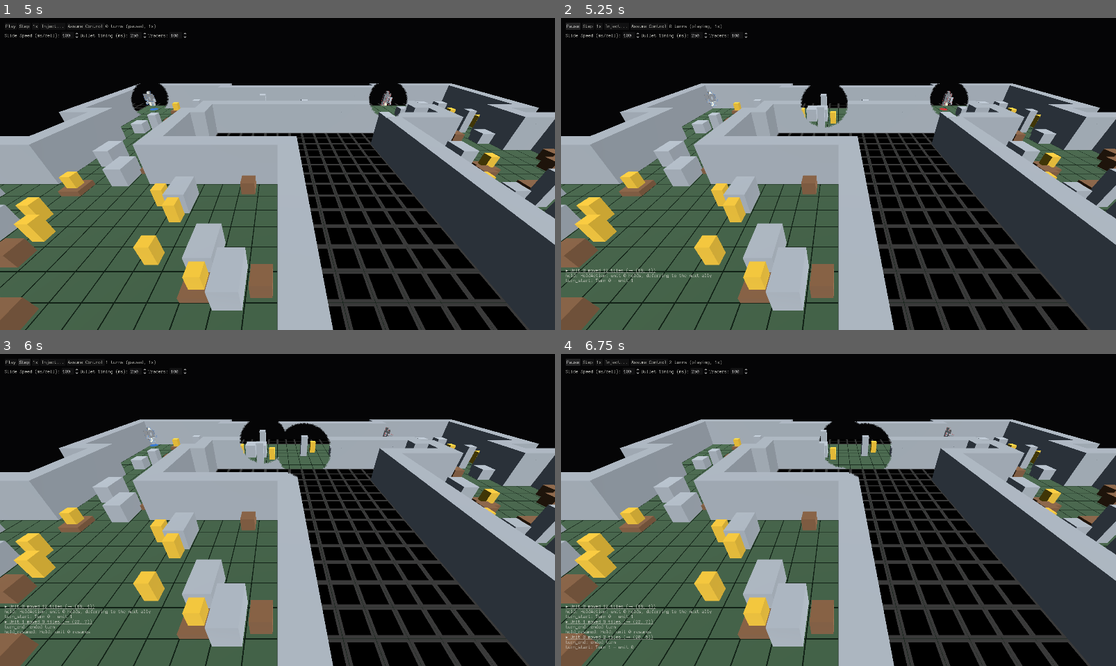
Above: before the commit, frames 1-4 (two rows, left to right).
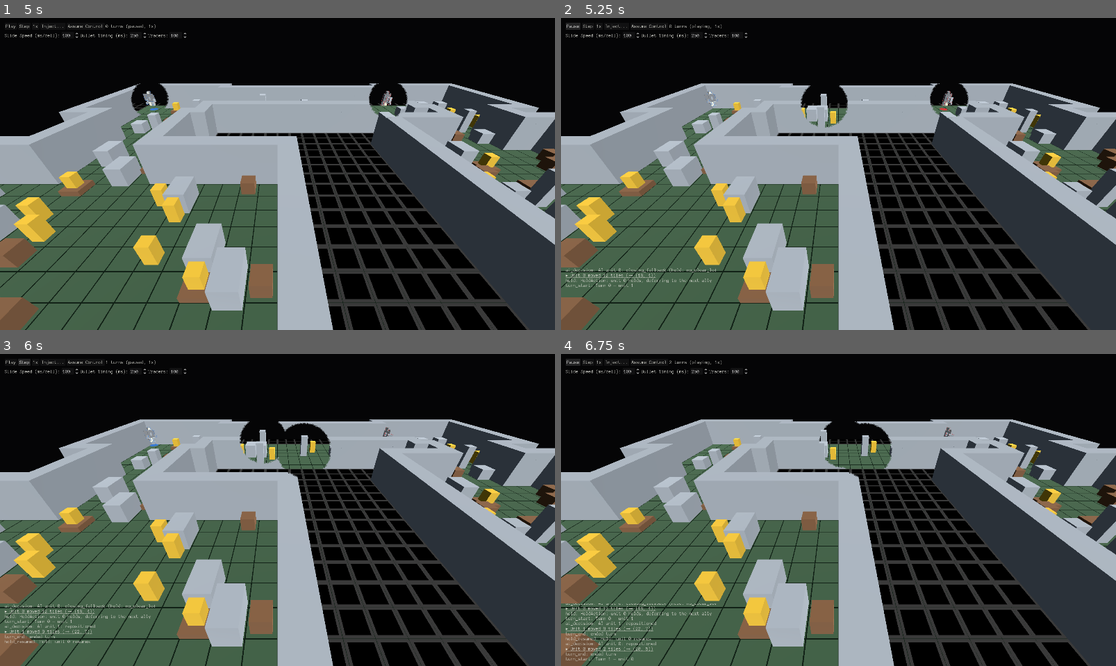
Above: after the commit, the same moments.

Repository: NotUserFriendly/HulkBreakers
Game: Godot game, scene res://src/view/battle_scene.tscn
Same seed, same stepped clock (60 frames per second), same inputs: the game is played once before the commit and once after it.
Inputs:
- Up to frame 1 (5 s): click "New Battle" at 0.5 s; click "New Battle" at 1.25 s; click "Inspect" at 2 s; click "Inject..." at 2.75 s; click "X" at 3.5 s; click "Watch" at 4.25 s
- Up to frame 2 (5.25 s): click "Play" at 5 s
- Up to frame 3 (6 s): click "Step" at 5.75 s
- Up to frame 4 (6.75 s): click "Play" at 6.5 s

Frame 1 is identical in both runs. In frame 2, 0.4% of the frame differs, in the area x 0-28%, y 80-87%; in frame 3, 0.8%; in frame 4, 1.1%, in the area x 0-28%, y 79-99%.

Commit message:
Taskblock 35 Pass A1: log the AI's own per-turn decision
plan_turn was unwatchable — "the AI is broken" was a supervisor
adjudication, not greppable evidence. New AiDecisionLog.emit (kept out of
unit_ai.gd to stay under its own file-length cap) writes one ai_decision
event per unit-turn through the ordinary combat log: which branch
_plan_ranged took, whether it fired, and if it held, why (no LOF, an ally
in the way, out of range, no weapon). Diagnostic side-channel only, so
plan_turn's own purity/determinism contract is untouched.

The two framerate dumps (aim entry, turn start) this same pass also called
for are view-layer work, not logic, and remain open.

Diff:
--- /dev/null
+++ b/src/logic/ai/ai_decision_log.gd
@@ -0,0 +1,33 @@
+class_name AiDecisionLog
+extends RefCounted
+
+## tb35 Pass A1: "which branch plan_turn took and why, if it held" — a
+## diagnostic side-channel only, never read back by any planner, so
+## emitting it does not compromise `UnitAI.plan_turn`'s own purity/
+## determinism contract (`test_plan_turn_is_pure_and_deterministic` asserts
+## on the returned queue, not on log side effects).
+
+
+static func emit(
+	state: CombatState,
+	unit: Unit,
+	branch: StringName,
+	fired: bool,
+	held: bool,
+	hold_reason: StringName
+) -> void:
+	var suffix: String = ""
+	if fired:
+		suffix = " (fired)"
+	elif held:
+		suffix = " (held: %s)" % hold_reason
+	state.combat_log.emit(
+		LogEvent.new(
+			state.round_number,
+			Enums.Phase.TACTICS,
+			unit.id,
+			&"ai_decision",
+			{"branch": branch, "fired": fired, "held": held, "hold_reason": hold_reason},
+			"AI unit %d: %s%s" % [unit.id, branch, suffix]
+		)
+	)
--- a/src/logic/ai/unit_ai.gd
+++ b/src/logic/ai/unit_ai.gd
@@ -299,6 +299,7 @@
 
 	if fired_without_moving:
 		_fire_remaining_shots(unit, weapon_id, enemy, state, queue, 1)
+		AiDecisionLog.emit(state, unit, &"fired_in_place", true, false, &"none")
 	else:
 		var queued_before: int = queue.actions.size()
 		var pf := Pathfinder.new(state.grid, state.terrain_costs)
@@ -311,6 +312,9 @@
 		)
 
 		var best_cell: Vector2i = unit.cell
+		# tb35 Pass A1: which of the reposition sub-branches actually ran —
+		# folded into the decision log below, not read back anywhere.
+		var branch: StringName = &"repositioned"
 		if not any_reachable_has_lof:
 			# tb33 Pass B (BR32.10): walk toward the nearest cell that
 			# WOULD have a shot instead of the greedy least-bad reachable
@@ -321,11 +325,15 @@
 			if approach.size() >= 2:
 				queue.enqueue(MoveAction.new(unit, approach), state)
 				best_cell = approach[approach.size() - 1]
+				branch = &"approach_fallback"
 			else:
 				var closing := LineOfFire.closing_path(unit, enemy, state, pf, budget)
 				if closing.size() >= 2:
 					queue.enqueue(MoveAction.new(unit, closing), state)
 					best_cell = closing[closing.size() - 1]
+					branch = &"closing_fallback"
+				else:
+					branch = &"no_lof_no_route"
 		else:
 			best_cell = _pick_engagement_position(
 				unit, enemy, state, preferred_range, weight_cover, weapon, reachable, true
@@ -335,10 +343,14 @@
 				if path.size() >= 2:
 					queue.enqueue(MoveAction.new(unit, path), state)
 		# tb33 Pass A: same LOF addition as `clear_from_here` above.
-		var final_blocked: bool = (
-			_ally_in_firing_line(unit, enemy, best_cell, state)
-			or not LineOfFire.has_clear_line_of_fire(unit, enemy, best_cell, state)
-		)
+		# tb35 Pass A1: kept as two named locals (not inlined into
+		# `final_blocked` alone) so the decision log below can attribute a
+		# hold to ally-blocking vs no-clear-LOF without a second, redundant
+		# `has_clear_line_of_fire` call — that's exactly the kind of
+		# per-decision `ShotPlane` cost BR27.09 is about.
+		var ally_blocks_shot: bool = _ally_in_firing_line(unit, enemy, best_cell, state)
+		var lof_clear: bool = LineOfFire.has_clear_line_of_fire(unit, enemy, best_cell, state)
+		var final_blocked: bool = ally_blocks_shot or not lof_clear
 		if (
 			weapon_id != &""
 			and _in_weapon_range(unit, weapon_id, enemy, best_cell)
@@ -376,6 +388,8 @@
 				if step_out_queue != null:
 					for action: CombatAction in step_out_queue.actions:
 						queue.enqueue(action, state)
+					if queue.actions.size() > queued_before:
+						branch = &"stepped_out"
 		# taskblock-19 Pass F: "the AI holds when its best option is wait
 		# for an ally to move first." Triggers whenever the turn ends with
 		# NO shot fired specifically because its own ally was in the way —
@@ -397,11 +411,28 @@
 		# fire is exactly the "moving didn't help either" case this covers,
 		# and holding overwatch from wherever it ended up is strictly
 		# better than a move that goes nowhere useful.
+		# tb35 Pass A1: why did it not fire — LOF/ally, range, or no weapon at
+		# all. Recomputed from `best_cell` for attribution only; never fed
+		# back into a real decision (that would already be `final_blocked`
+		# above).
+		var hold_reason: StringName = &"none"
+		if not attack_fired:
+			if weapon_id == &"":
+				hold_reason = &"no_weapon"
+			elif ally_blocks_shot:
+				hold_reason = &"ally_in_line"
+			elif not lof_clear:
+				hold_reason = &"no_clear_lof"
+			elif not _in_weapon_range(unit, weapon_id, enemy, best_cell):
+				hold_reason = &"out_of_range"
+			else:
+				hold_reason = &"other"
 		if not attack_fired:
 			var overwatch_action: OverwatchAction = _consider_overwatch(
 				unit, enemy, state, playstyle, weight_cover
 			)
 			if overwatch_action != null and queue.enqueue(overwatch_action, state):
+				AiDecisionLog.emit(state, unit, &"overwatch", false, false, hold_reason)
 				return queue
 		var held: bool = false
 		if not attack_fired and final_blocked:
@@ -409,6 +440,7 @@
 		if not held:
 			_face_if_nothing_else_queued(unit, enemy, state, queue, queued_before)
 			queue.enqueue(EndTurnAction.new(unit, mission), state)
+		AiDecisionLog.emit(state, unit, branch, attack_fired, held, hold_reason)
 		return queue
 
 	queue.enqueue(EndTurnAction.new(unit, mission), state)
@@ -548,6 +580,11 @@
 ## STOP_DEAD is what geometry gives you at 0 (docs/03: DEFLECT never
 ## damages the plate the way STOP_DEAD does, so a frozen orientation
 ## could otherwise deflect the same shot forever).
+## tb35 Pass A1: "which branch plan_turn took and why, if it held." A
+## diagnostic side-channel only — never read back by any planner, so this
+## does not compromise `plan_turn`'s own purity/determinism contract
+## (`test_plan_turn_is_pure_and_deterministic` asserts on the returned
+## queue, not on log side effects).
 static func _face_if_nothing_else_queued(
 	unit: Unit, enemy: Unit, state: CombatState, queue: ActionQueue, queued_before: int
 ) -> void:
--- /dev/null
+++ b/test/unit/logic/ai/test_ai_decision_log.gd
@@ -0,0 +1,103 @@
+extends GutTest
+
+## tb35 Pass A1: "make cost and decisions into logged numbers, not felt
+## ones" — `plan_turn` now emits one `&"ai_decision"` event per unit-turn
+## via `AiDecisionLog`. These tests read it back off a real `MemorySink`
+## attached to `state.combat_log`, the same sink convention
+## `test_combat_log.gd` already uses, never a re-derived expectation of
+## what the planner "should" have decided.
+
+
+func _armed_unit(id: StringName, cell: Vector2i, squad_id: int, weapon_id: StringName) -> Unit:
+	var torso := Part.new()
+	torso.id = StringName("%s_torso" % id)
+	torso.hp = 10
+	torso.max_hp = 10
+	torso.volume = [Box.new(Vector3(0.0, 0.5, 0.0), Vector3(2.0, 1.0, 0.6))]
+
+	if weapon_id != &"":
+		var weapon := Part.new()
+		weapon.id = weapon_id
+		weapon.hp = 3
+		weapon.max_hp = 3
+		weapon.attaches_to = [&"GRIP"]
+		weapon.requires = {&"TRIGGER": 1}
+		weapon.damage = 5.0
+		weapon.ap_cost = 1
+		weapon.provides_actions = [&"shoot"]
+		weapon.weapon_def = WeaponDef.new()
+		weapon.weapon_def.max_range = 15.0
+		weapon.scatter = [Ring.new(0.1, 1.0)]
+		var hand := Part.new()
+		hand.id = StringName("%s_hand" % id)
+		hand.hp = 5
+		hand.max_hp = 5
+		hand.attaches_to = [&"HAND"]
+		hand.capabilities = [&"TRIGGER"]
+		var grip := Socket.new(&"GRIP")
+		grip.occupant = weapon
+		hand.sockets = [grip]
+		var hand_socket := Socket.new(&"HAND")
+		hand_socket.occupant = hand
+		torso.sockets = [hand_socket]
+
+	return Unit.new(Matrix.new(), Shell.new(torso), cell, squad_id)
+
+
+func test_firing_without_moving_logs_fired_in_place() -> void:
+	var self_unit := _armed_unit(&"self_unit", Vector2i(0, 0), 0, &"rifle")
+	var enemy := _armed_unit(&"enemy", Vector2i(3, 0), 1, &"")
+	var state := CombatState.new(Grid.new(10, 5), [self_unit, enemy])
+	var sink := MemorySink.new()
+	state.combat_log.add_sink(sink)
+
+	UnitAI.plan_turn(self_unit, state, null)
+
+	var decisions: Array[LogEvent] = sink.events_of_kind(&"ai_decision")
+	assert_eq(decisions.size(), 1)
+	assert_eq(decisions[0].data.branch, &"fired_in_place")
+	assert_true(decisions[0].data.fired)
+	assert_false(decisions[0].data.held)
+
+
+## Same fixture `test_unit_ai.gd`'s own
+## `test_an_ai_holds_rather_than_just_facing_when_walled_into_the_allys_line`
+## uses — a one-tile-wide corridor with an ally squarely in the only line,
+## nowhere to route around. Must hold, and the log must say why.
+func test_holding_because_an_ally_blocks_the_line_logs_the_reason() -> void:
+	var grid := Grid.new(20, 3)
+	for x in range(20):
+		grid.set_terrain(Vector2i(x, 0), Enums.TerrainType.WALL)
+		grid.set_terrain(Vector2i(x, 2), Enums.TerrainType.WALL)
+	var self_unit := _armed_unit(&"self_unit", Vector2i(0, 1), 0, &"rifle")
+	var ally := _armed_unit(&"ally", Vector2i(5, 1), 0, &"")
+	var enemy := _armed_unit(&"enemy", Vector2i(10, 1), 1, &"")
+	var state := CombatState.new(grid, [self_unit, ally, enemy])
+	var sink := MemorySink.new()
+	state.combat_log.add_sink(sink)
+
+	UnitAI.plan_turn(self_unit, state, null)
+
+	var decisions: Array[LogEvent] = sink.events_of_kind(&"ai_decision")
+	assert_eq(decisions.size(), 1)
+	assert_false(decisions[0].data.fired)
+	assert_true(decisions[0].data.held)
+	assert_eq(decisions[0].data.hold_reason, &"ally_in_line")
+
+
+## `plan_turn`'s own purity/determinism contract must survive the added log
+## side effect — same input, same returned queue, regardless of how many
+## sinks are attached or how many times it is called.
+func test_decision_logging_does_not_disturb_plan_turns_own_determinism() -> void:
+	var results: Array = []
+	for run in range(2):
+		var self_unit := _armed_unit(&"self_unit", Vector2i(0, 0), 0, &"rifle")
+		var enemy := _armed_unit(&"enemy", Vector2i(6, 0), 1, &"")
+		var state := CombatState.new(Grid.new(10, 5), [self_unit, enemy], 42)
+		var sink := MemorySink.new()
+		state.combat_log.add_sink(sink)
+
+		var queue: ActionQueue = UnitAI.plan_turn(self_unit, state, null)
+		results.append(queue.actions.map(func(a: CombatAction) -> String: return a.describe()))
+
+	assert_eq(results[0], results[1])
Not shown, added: src/logic/ai/ai_decision_log.gd.uid
Not shown, added: test/unit/logic/ai/test_ai_decision_log.gd.uid
Not shown, changed: docs/BUGS.md
Not shown, changed: docs/CHANGELOG.md
Not shown, changed: gdlintrc
Not shown, changed: run_tests.sh
